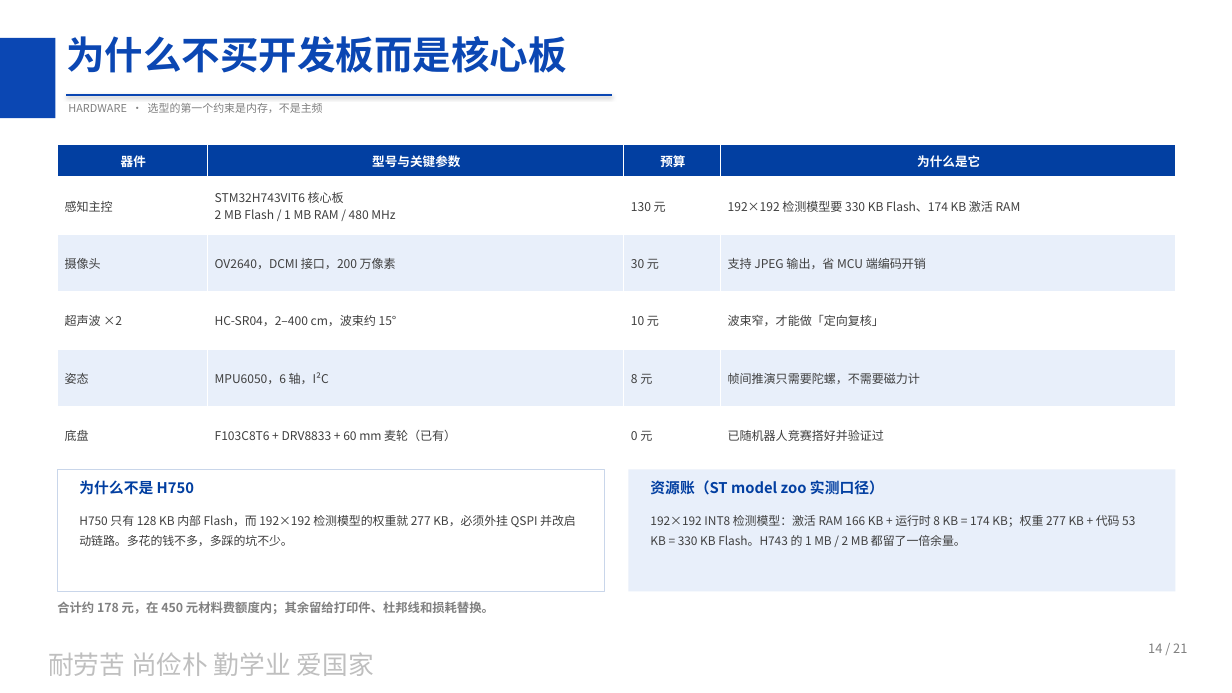
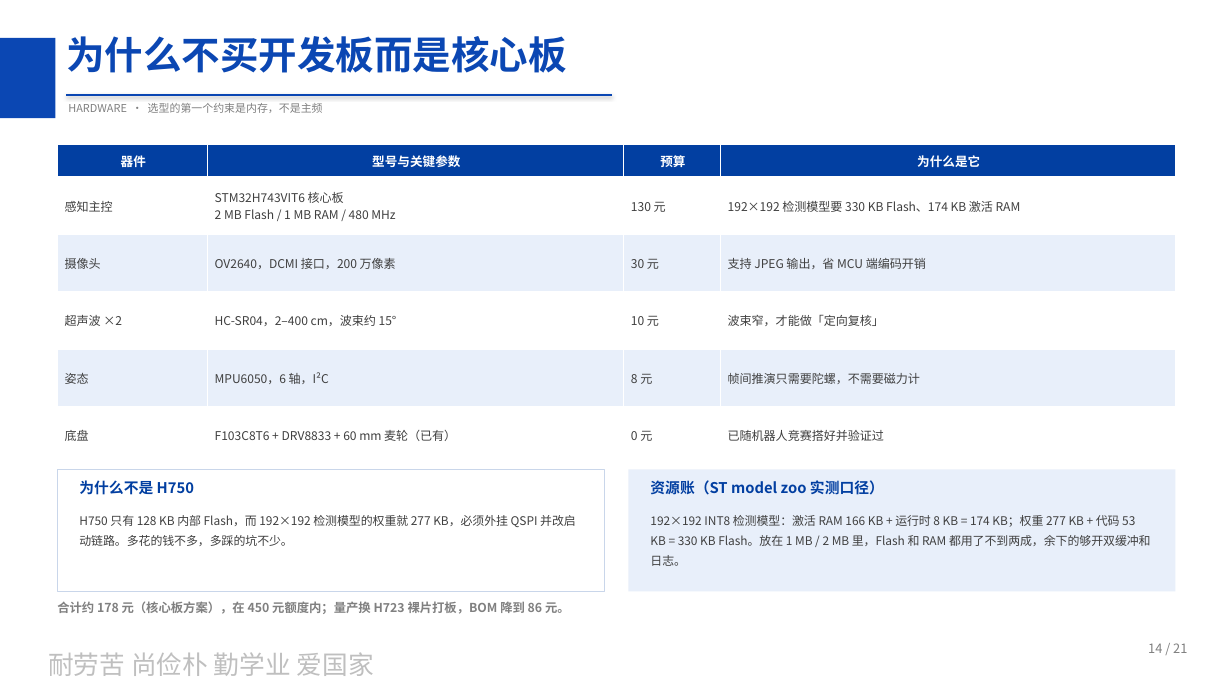
Before and after one commit to peach-ai280/srtp-tiny-detect-car, a slide deck: slide 14 of docs/01_立项/立项答辩_20261020.pptx. Drawn at 1232x693 pixels with LibreOffice and Linux fonts; fonts in the diff are those of the drawing; background and template pictures are left out. Boxes give left, top, right and bottom in pixels: in the first picture for what was removed or moved away, otherwise in the second. Text is boxed around its words. In the diff, an @@ line names an element or a change of style, - is before the commit and + after.

```diff
--- a/docs/01_立项/立项答辩_20261020.pptx
+++ b/docs/01_立项/立项答辩_20261020.pptx
@@ text at (650, 515, 1151, 566): text changed @@
-192×192 INT8 检测模型：激活 RAM 166 KB + 运行时 8 KB = 174 KB；权重 277 KB + 代码 53 KB = 330 KB Flash。H743 的 1 MB / 2 MB 都留了一倍余量。
+192×192 INT8 检测模型：激活 RAM 166 KB + 运行时 8 KB = 174 KB；权重 277 KB + 代码 53 KB = 330 KB Flash。放在 1 MB / 2 MB 里，Flash 和 RAM 都用了不到两成，余下的够开双缓冲和日志。
@@ text at (57, 601, 570, 614): text changed @@
-合计约 178 元，在 450 元材料费额度内；其余留给打印件、杜邦线和损耗替换。
+合计约 178 元（核心板方案），在 450 元额度内；量产换 H723 裸片打板，BOM 降到 86 元。
```
Also in this commit, not shown: 7 other slides changed, 10 other files.
